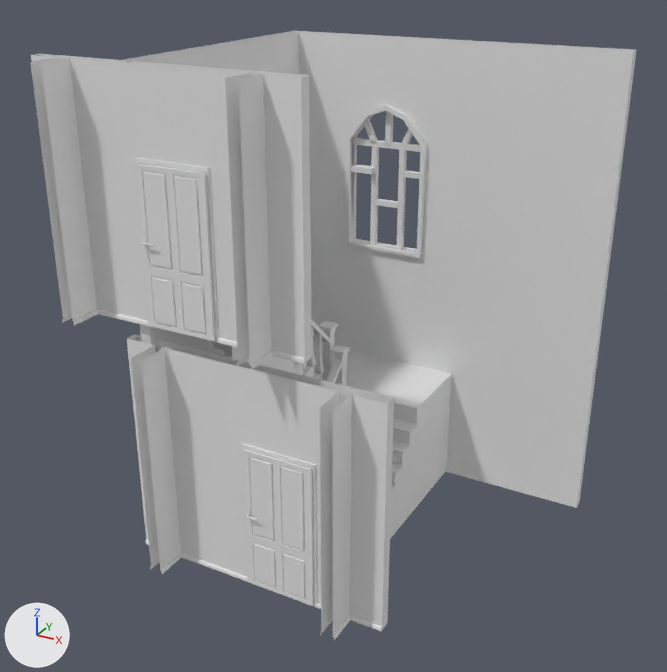
A saved change to the FBX model Assets/Models/House/mod_Treppe.fbx.
Both versions are drawn from a 50 mm camera at (13.25, -15.69, 15.03) aimed at (2.94, 3.06, 5.66). The axes (+X, +Y, +Z) are drawn at lower left. The lights are the same throughout. Where no turn or scale is listed for an object, it has been applied to the vertices. Vertices at the same position are counted once.

The first picture shows 'Treppe', 'Tuer_o', 'Tuer_u', 'Tuerrahmen_oben', 'Tuerrahmen_unten', 'Wand_Oben', 'Wand_Unten'.
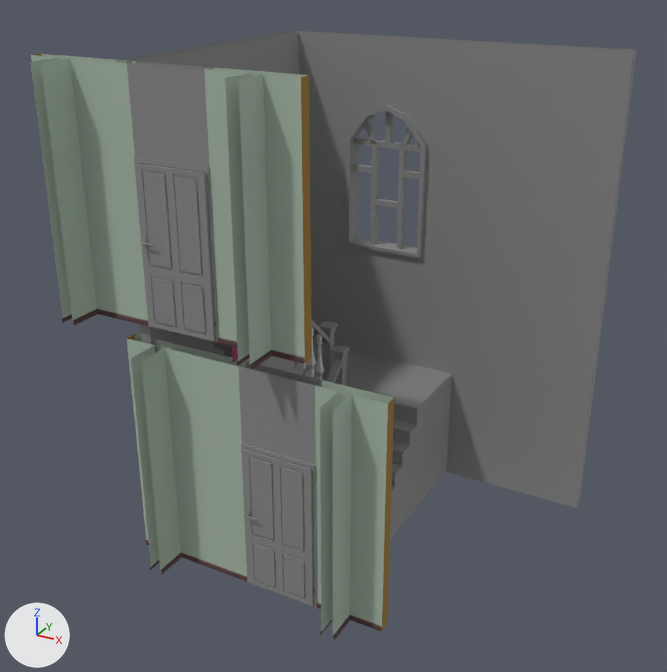
Changed parts and their boxes [x1, y1, x2, y2] in the pictures (667 x 672 px; the box of a moved part takes in the faces that stretch with it):
'Wand_Oben', recoloured
    both: [30, 54, 312, 370]
'Wand_Unten', recoloured
    both: [127, 334, 394, 640]
'Tuer_o', recoloured
    both: [135, 163, 216, 341]
'Tuer_u', recoloured
    both: [243, 449, 315, 606]
'Tuerrahmen_oben', recoloured
    both: [127, 61, 219, 343]
'Tuerrahmen_unten', recoloured
    both: [238, 361, 322, 607]
part 1 of me_treppe, moved or reshaped
    before: [400, 170, 420, 179]
    after: [404, 170, 420, 179]
part 2 of me_treppe, moved or reshaped
    before: [372, 199, 402, 209]
    after: [376, 199, 398, 208]
part 3 of me_treppe, moved or reshaped
    before: [385, 111, 393, 147]
    after: [385, 111, 393, 143]
part 4 of me_treppe, moved or reshaped
    before: [370, 146, 379, 244]
    after: [370, 147, 379, 244]
part 5 of me_treppe, moved or reshaped
    before: [397, 149, 407, 249]
    after: [397, 150, 407, 249]
part 6 of me_treppe, added
    after: [353, 164, 371, 173]
part 7 of me_treppe, deleted
    before: [342, 164, 374, 174]
part 8 of me_treppe, moved or reshaped
    before: [265, 105, 452, 501]
    after: [306, 105, 452, 424]
part 9 of me_treppe, recoloured
    both: [116, 31, 637, 539]

Diff of the bpy script that builds the scene:
```diff
--- a/Assets/Models/House/mod_Treppe.fbx.py
+++ b/Assets/Models/House/mod_Treppe.fbx.py
@@ me_tuer_u @@
 me_tuer_u.from_pydata(...)  # 418 vertices, 350 faces; spans x -1.88..0.01, y -0.06..0.06, z -2.04..1.8
+me_tuer_u.materials.append(mat_none_007)  # picture img_waende_treppen_fenster_textur_jpg
@@ me_treppe @@
-me_treppe.from_pydata(...)  # 1379 vertices, 1117 faces; spans x -0.68..8.62, y -0.18..7.4, z -0.04..12.48
+me_treppe.from_pydata(...)  # 1368 vertices, 1123 faces; spans x -0.68..8.62, y -0.18..7.53, z -0.04..12.48
+# me_treppe part 1: the loose piece of 8 vertices spanning x 2.77..3.68, y 7.18..7.32, z 8.83..8.98 is scaled about its middle by (0.604, 1, 1), then moved by (-0.07, 0.0, 0.0), in mat_none_007 (picture img_waende_treppen_fenster_textur_jpg)
+# me_treppe part 2: the loose piece of 8 vertices spanning x 1.93..2.84, y 7.18..7.32, z 7.92..8.08 is scaled about its middle by (0.752, 1, 1), then moved by (-0.01, 0.0, 0.0), in mat_none_007 (picture img_waende_treppen_fenster_textur_jpg)
+# me_treppe part 3: the loose piece of 8 vertices spanning x 2.29..2.44, y 7.18..7.32, z 9.61..10.77 is scaled about its middle by (1, 1, 0.765), then moved by (0.0, 0.0, -0.02), in mat_none_007 (picture img_waende_treppen_fenster_textur_jpg)
+# me_treppe part 4: the loose piece of 8 vertices spanning x 1.88..2.04, y 7.18..7.32, z 6.72..9.58 is scaled about its middle by (1, 1, 0.982), then moved by (0.0, 0.0, 0.01), in mat_none_007 (picture img_waende_treppen_fenster_textur_jpg)
+# me_treppe part 5: the loose piece of 8 vertices spanning x 2.72..2.88, y 7.18..7.32, z 6.72..9.58 is scaled about its middle by (1, 1, 0.982), then moved by (0.0, 0.0, 0.01), in mat_none_007 (picture img_waende_treppen_fenster_textur_jpg)
+# me_treppe part 6: the loose piece of 8 vertices spanning x 1.24..3.49, y 7.18..7.32, z 9.57..9.72 is copied, and the copy is scaled about its middle by (0.257, 1, 1), then moved by (-0.77, 0.0, -0.74), in mat_none_007 (picture img_waende_treppen_fenster_textur_jpg); it spans x 1.3..1.88, y 7.18..7.32, z 8.83..8.98
+# me_treppe part 7: the loose piece of 12 vertices spanning x 1.05..1.96, y 7.02..7.32, z 8.83..8.98 is deleted
+# me_treppe part 8: 17 vertices moved from x -0.38..3.56, y 4.71..7.24, z 3.24..10.75 to x -0.38..3.56, y 4.63..7.53, z 3.24..10.75; 32 vertices removed from x -0.38..4.62, y 1.59..4.71, z 0.0..5.28; 17 vertices added at x -0.38..4.62, y -0.14..7.1, z 0.0..3.28
+# me_treppe part 9: 1039 faces spanning x -0.68..8.62, y -0.18..7.53, z -0.04..12.48 switch from no material to mat_none_007 (picture img_waende_treppen_fenster_textur_jpg)
@@ me_wand_oben @@
 me_wand_oben.from_pydata(...)  # 76 vertices, 46 faces; spans x -3.0..4.0, y -1.0..0.15, z 6.48..12.48
+me_wand_oben.materials.append(mat_none_007)  # picture img_waende_treppen_fenster_textur_jpg
@@ me_tuerrahmen_oben @@
 me_tuerrahmen_oben.from_pydata(...)  # 68 vertices, 41 faces; spans x 0.0..2.0, y -0.21..0.19, z 0.0..6.0
+me_tuerrahmen_oben.materials.append(mat_none_007)  # picture img_waende_treppen_fenster_textur_jpg
@@ me_tuer_o @@
 me_tuer_o.from_pydata(...)  # 418 vertices, 350 faces; spans x -1.88..0.01, y -0.06..0.06, z -2.04..1.8
+me_tuer_o.materials.append(mat_none_007)  # picture img_waende_treppen_fenster_textur_jpg
@@ me_tuerrahmen_unten @@
 me_tuerrahmen_unten.from_pydata(...)  # 68 vertices, 41 faces; spans x 0.0..2.0, y -0.21..0.19, z 0.0..6.0
+me_tuerrahmen_unten.materials.append(mat_none_007)  # picture img_waende_treppen_fenster_textur_jpg
@@ me_wand_unten @@
 me_wand_unten.from_pydata(...)  # 76 vertices, 46 faces; spans x -1.0..6.0, y -1.0..0.15, z 0.0..6.0
+me_wand_unten.materials.append(mat_none_007)  # picture img_waende_treppen_fenster_textur_jpg
```
